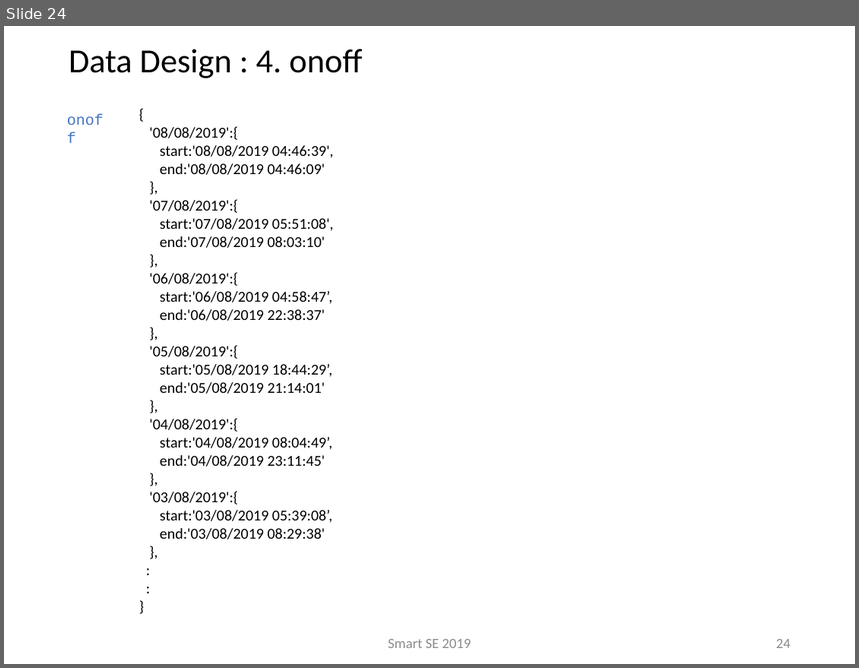
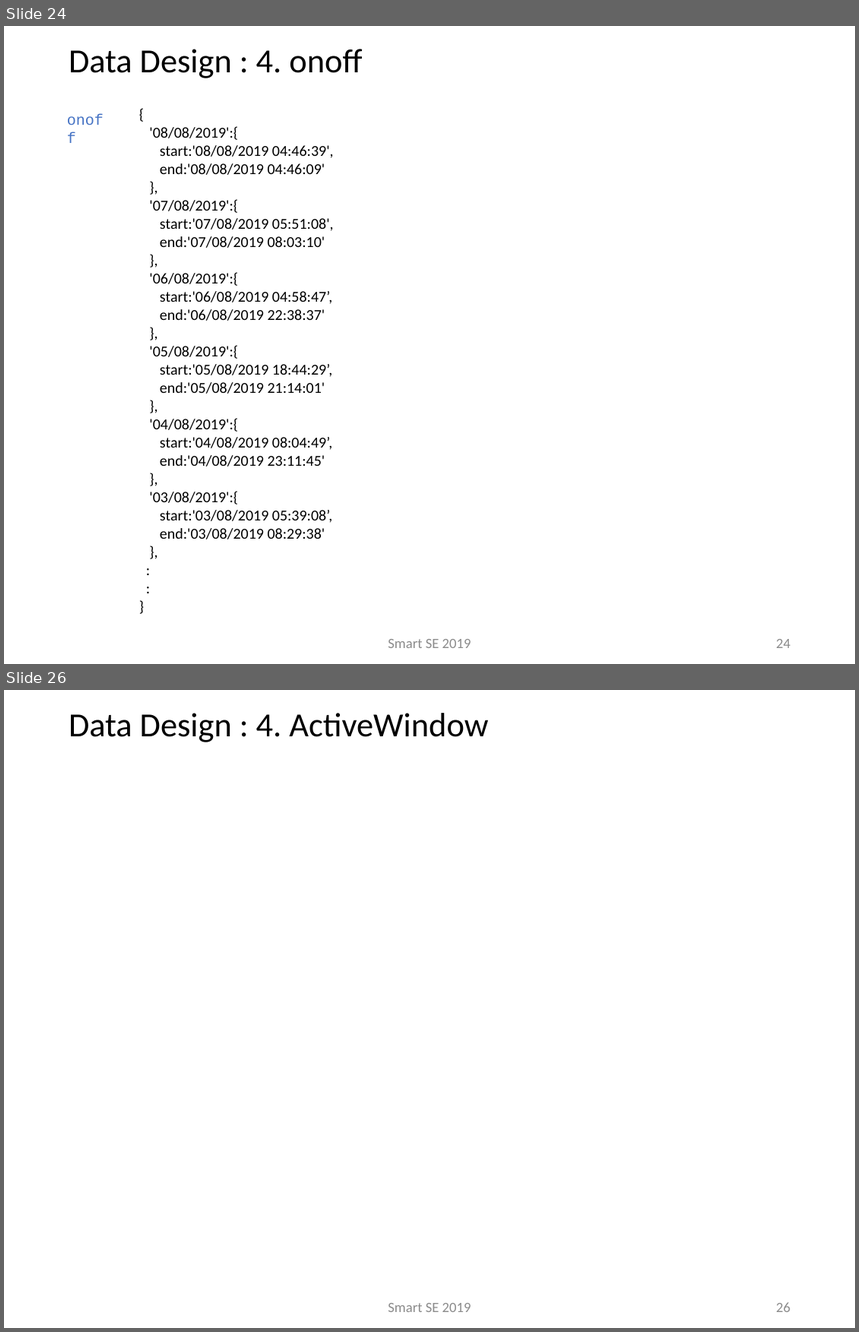
Before and after one commit to sakai-memoru/smartse19, a slide deck: _project_docs/SSE19_SPP.pptx. Shown one above the other, each under a label of ours: slide 24 before the commit, slides 24 and 26 after it; the slides between them are not shown. The pictures are 859x668 and 859x1332 pixels, drawn with LibreOffice and Linux fonts; fonts in the diff are those of the drawing; background and template pictures are left out. Boxes give left, top, right and bottom in pixels: in the first picture for what was removed or moved away, otherwise in the second. Text is boxed around its words. In the diff, an @@ line names an element or a change of style, - is before the commit and + after.

```diff
--- a/_project_docs/SSE19_SPP.pptx
+++ b/_project_docs/SSE19_SPP.pptx
@@ slide 26 added at (x1=4, y1=690, x2=855, y2=1328), background #FFFFFF @@
@@ title added at (x1=69, y1=713, x2=488, y2=742), 40 pt, text #000000 @@
+Data Design : 4. ActiveWindow
@@ text added at (x1=388, y1=1303, x2=471, y2=1312), 16.8 pt, text #8C8C8C @@
+Smart SE 2019
@@ page number added at (x1=776, y1=1303, x2=791, y2=1312), 16.8 pt, text #8C8C8C @@
+26
```
Also in this commit, not shown: 3 slides changed, 10 other files.
